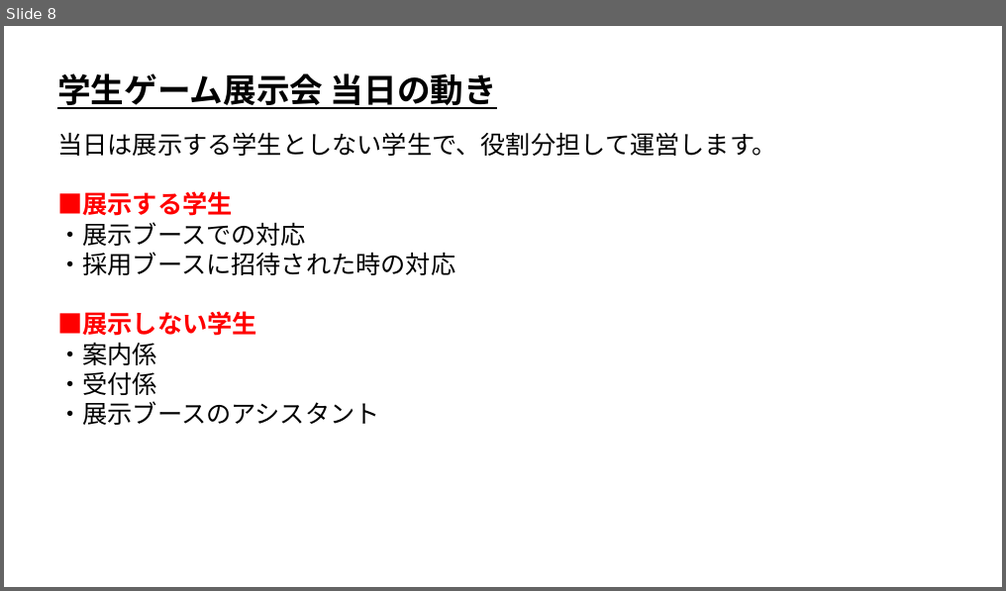
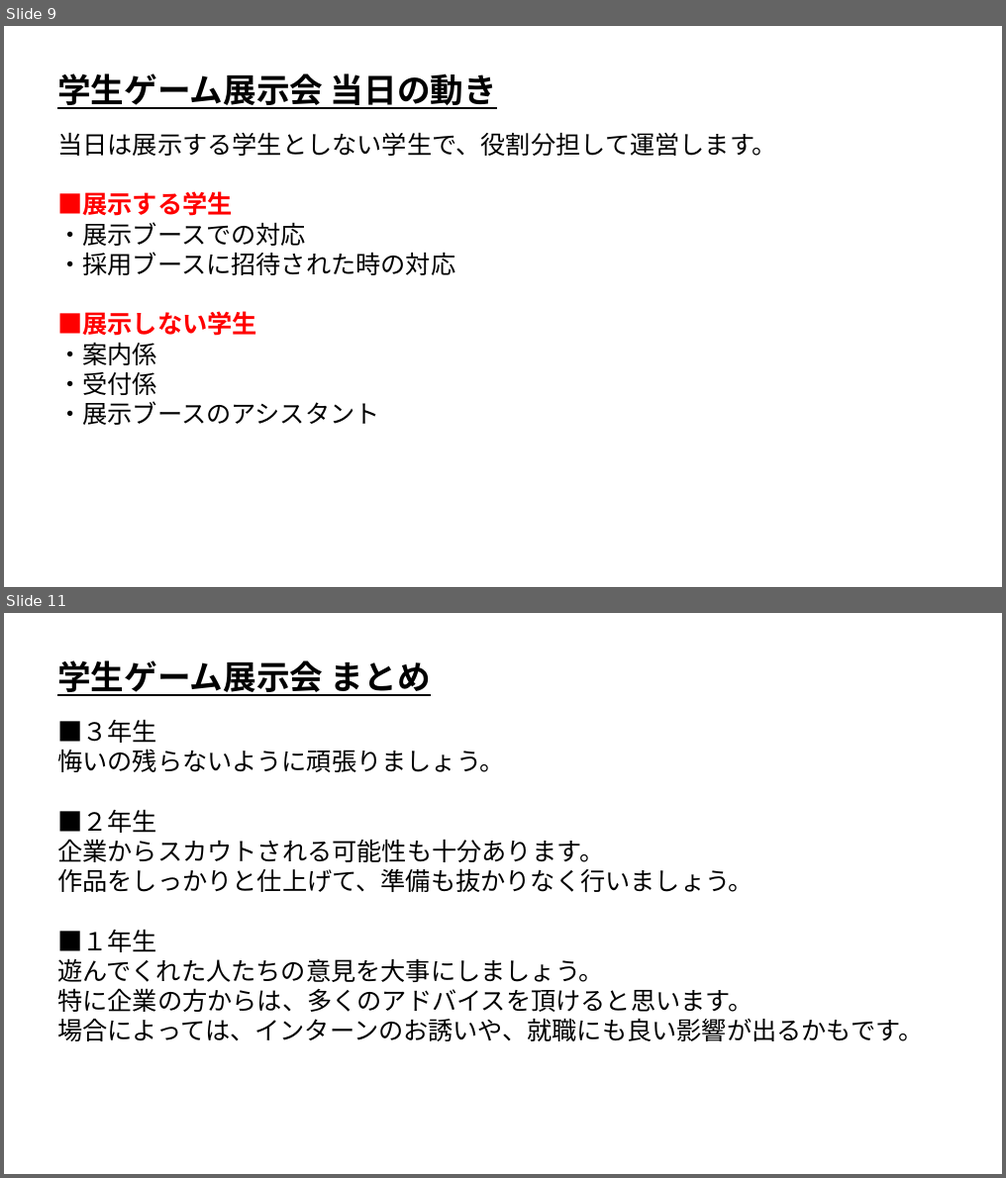
Before and after one commit to ArakiYusuke-Ohara/Textbook, a slide deck: その他/ゲーム展示会/学生ゲーム展示会について.pptx. Shown one above the other, each under a label of ours: slide 8 before the commit, slides 9 and 11 after it; the slides between them are not shown. The pictures are 1006x591 and 1006x1178 pixels, drawn with LibreOffice and Linux fonts; fonts in the diff are those of the drawing. Boxes give left, top, right and bottom in pixels: in the first picture for what was removed or moved away, otherwise in the second. Text is boxed around its words. In the diff, an @@ line names an element or a change of style, - is before the commit and + after.

```diff
--- a/その他/ゲーム展示会/学生ゲーム展示会について.pptx
+++ b/その他/ゲーム展示会/学生ゲーム展示会について.pptx
@@ slide 11 added at (4,613,1002,1174), background #FFFFFF @@
@@ text added at (57,661,431,696), 32 pt, text #000000, bold, underline @@
+学生ゲーム展示会 まとめ
@@ text added at (57,719,923,1042), 24 pt, text #000000 @@
+■３年生
+悔いの残らないように頑張りましょう。
+■２年生
+企業からスカウトされる可能性も十分あります。
+作品をしっかりと仕上げて、準備も抜かりなく行いましょう。
+■１年生
+遊んでくれた人たちの意見を大事にしましょう。
+特に企業の方からは、多くのアドバイスを頂けると思います。
+場合によっては、インターンのお誘いや、就職にも良い影響が出るかもです。
@@ what was slide 8 is now slide 9 @@
```
Also in this commit, not shown: 2 slides changed, 1 other slide added, 1 other file.
